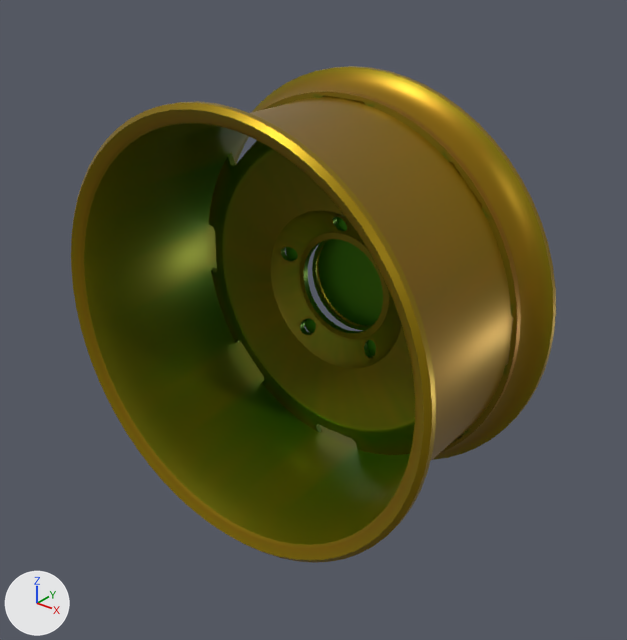
The glTF model model/parts/rim_RR_disc.glb: old version first, new version second.
Both versions are drawn from a camera (50 mm lens) standing at (1.743, 0.19, 0.784) and looking at (1.231, 0.83, 0.387). Arrows for +X, +Y and +Z are at lower left; the lights stay in place. The older version comes first. Where no turn or scale is listed for an object, it has been applied to the vertices. Vertices at exactly the same position are counted once.

In view in the first picture: 'rim'.
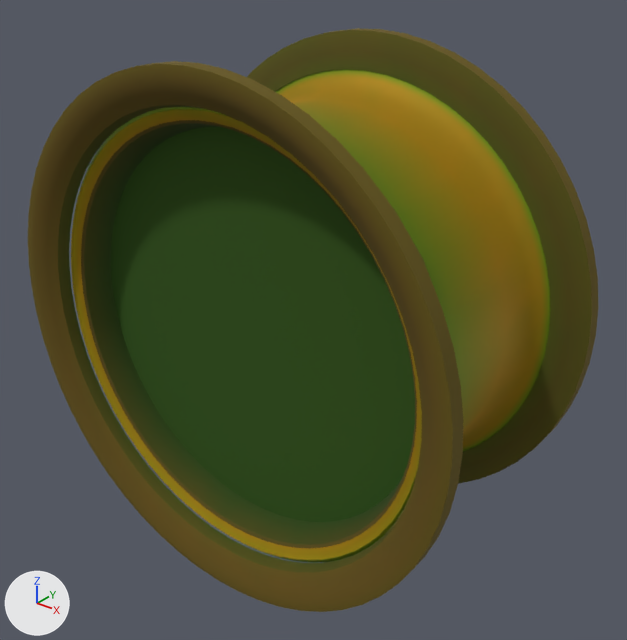
What changed in the scene script:
```text
Change mat_rim:
    where n0 = _N.new('ShaderNodeBsdfPrincipled'); n0.name = 'Principled BSDF'
    n0.inputs[1].default_value: 0.7 -> 0.5  # 'Metallic'
    n0.inputs[2].default_value: 0.38 -> 0.68  # 'Roughness'
    where n2 = _N.new('ShaderNodeMix'); n2.name = 'Mix'
    n2.inputs[7].default_value: (0.333, 0.357, 0.376, 1.0) -> (0.482, 0.498, 0.514, 1.0)  # 'B', grey #9ca1a5 -> 'B', grey #b8bbbe
Add mat_tyre:
    mat_tyre = bpy.data.materials.new('tyre')
    # nodes: BsdfPrincipled, Mix, OutputMaterial, VertexColor
    # colours: dark grey #63676c, mixed with the vertex colours
Change me_rim:
    used by ob_rim; location = (1.215, 0.822, 0.396)
    remove me_rim.from_pydata(...)  # 4015 vertices, 7942 faces; spans x -0.231..0.231, y -0.113..0.126, z -0.231..0.231
    add me_rim.from_pydata(...)  # 3968 vertices, 7750 faces; spans x -0.231..0.231, y -0.113..0.13, z -0.231..0.231
    me_rim part 1: the loose piece of 64 vertices spanning x -0.012..0.012, y 0.079..0.084, z 0.063..0.087 is moved by (0.0, 0.036, 0.0)
    me_rim part 2: the loose piece of 64 vertices spanning x -0.084..-0.059, y 0.079..0.084, z 0.011..0.036 is moved by (0.0, 0.036, 0.0)
    me_rim part 3: the loose piece of 64 vertices spanning x -0.056..-0.032, y 0.079..0.084, z -0.073..-0.048 is moved by (0.0, 0.036, 0.0)
    me_rim part 4: the loose piece of 64 vertices spanning x 0.032..0.056, y 0.079..0.084, z -0.073..-0.048 is moved by (0.0, 0.036, 0.0)
    me_rim part 5: the loose piece of 1819 vertices spanning x -0.212..0.212, y 0.06..0.086, z -0.212..0.212 is deleted
    me_rim part 6: 480 vertices removed from x -0.061..0.061, y 0.099..0.114, z -0.061..0.061
    me_rim part 7: 256 vertices removed from x -0.213..0.213, y -0.106..0.106, z -0.213..0.213
    me_rim part 8: 1727 kept faces spanning x -0.231..0.231, y -0.113..0.126, z -0.231..0.231 get new vertex colours
    other edits to the shape of me_rim do not show in these pictures
Change me_black:
    used by ob_black; location = (1.215, 0.822, 0.396)
    remove me_black.from_pydata(...)  # 72 vertices, 132 faces; spans x -0.0225..-0.0125, y 0.1111..0.141, z -0.2233..-0.2133
    add me_black.from_pydata(...)  # 592 vertices, 1032 faces; spans x -0.229..0.229, y -0.108..0.141, z -0.229..0.229
    me_black part 9: a new loose piece, a 32-sided cylinder along y spanning x -0.229..0.229, y -0.0765..-0.0702, z -0.229..0.229, in mat_black
    me_black part 10: a new loose piece of 384 vertices spanning x -0.2159..0.2159, y -0.108..0.108, z -0.2159..0.2159, in mat_black
    other edits to the shape of me_black do not show in these pictures
Add me_tyre:
    me_tyre.from_pydata(...)  # 896 vertices, 1792 faces; spans x -0.267..0.267, y -0.139..0.139, z -0.267..0.267
    me_tyre.materials.append(mat_tyre)
Add ob_tyre:
    ob_tyre = bpy.data.objects.new('tyre', me_tyre)
    ob_tyre.location = (1.215, 0.822, 0.396)
```

Changed parts and their boxes (x1, y1, x2, y2) in the pictures (627 x 640 px; the box of a moved part takes in the faces that stretch with it):
'rim', surface changed, reshaped: before (71, 66, 556, 563); after (71, 69, 551, 563)
'black', reshaped (not visible before): after (81, 120, 436, 548)
'tyre', added: after (28, 28, 598, 612)
part 1 of me_rim, moved or reshaped (not visible afterwards): before (337, 217, 347, 231)
part 2 of me_rim, moved or reshaped (not visible afterwards): before (285, 247, 298, 260)
part 3 of me_rim, moved or reshaped (not visible afterwards): before (304, 318, 316, 333)
part 4 of me_rim, moved or reshaped (not visible afterwards): before (367, 340, 376, 355)
part 5 of me_rim, deleted: before (209, 90, 521, 455)
part 6 of me_rim, deleted: before (312, 239, 383, 330)
part 7 of me_rim, deleted: before (81, 120, 417, 548)
part 8 of me_rim, recoloured: (71, 69, 551, 563) in both
part 9 of me_black, added: after (111, 127, 436, 522)
part 10 of me_black, added: after (81, 120, 417, 548)
